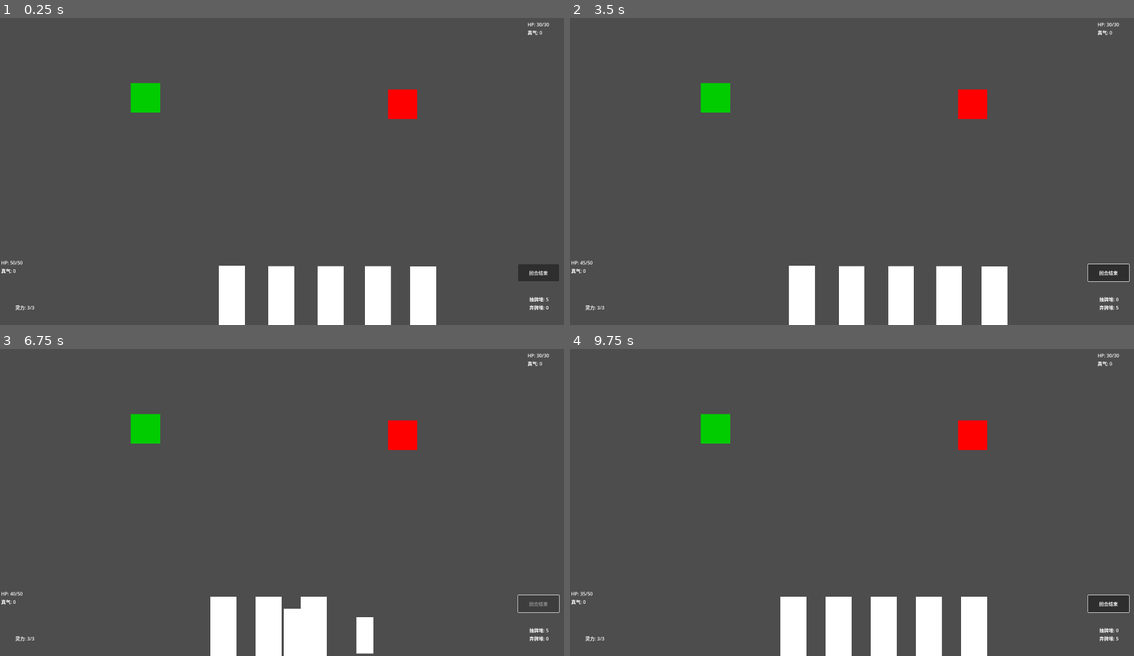
Above: before the commit, frames 1-4 (two rows, left to right).
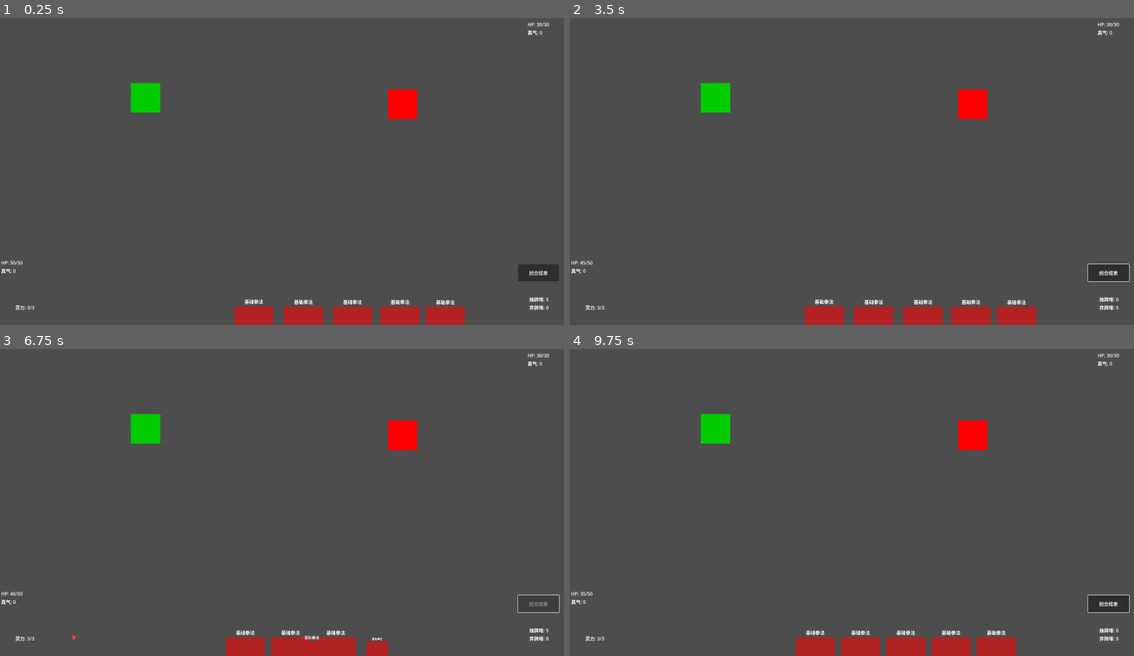
Above: after the commit, the same moments.

Repository: abc-kkk/project-dao-card
Game: Godot game, scene res://scenes/battle/battle.tscn
The game is run twice, just before and just after one commit, with the same random seed, the same clock (stepped at 60 frames per second) and the same inputs.
Inputs (mouse positions are in pixels of both pictures, inside the frame that each line leads up to):
- Up to frame 1 (0.25 s): no input
- Up to frame 2 (3.5 s): click "回合结束" at 0.5 s; move the mouse to (970, 103) at 1.27 s; click (970, 103) at 1.42 s; tap Enter at 2 s; move the mouse to (739, 183) at 2.02 s; click (739, 183) at 2.17 s; tap Space at 2.75 s; move the mouse to (908, 97) at 2.77 s; click (908, 97) at 2.92 s
- Up to frame 3 (6.75 s): click "回合结束" at 3.5 s; move the mouse to (253, 560) at 4.27 s; click (253, 560) at 4.42 s; tap Enter at 5 s; move the mouse to (451, 545) at 5.02 s; click (451, 545) at 5.17 s; tap Space at 5.75 s; move the mouse to (112, 450) at 5.77 s; click (112, 450) at 5.92 s; click "回合结束" at 6.5 s
- Up to frame 4 (9.75 s): move the mouse to (880, 496) at 7.27 s; click (880, 496) at 7.42 s; tap Enter at 8 s; move the mouse to (767, 419) at 8.02 s; click (767, 419) at 8.17 s; tap Space at 8.75 s; move the mouse to (976, 481) at 8.77 s; click (976, 481) at 8.92 s; move the mouse to (739, 514) at 9.52 s; click (739, 514) at 9.67 s

The runs differ from the first frame. In frame 1, 5.9% of the frame differs, in the area x 38-83%, y 80-100%; in frame 2, 5.9%; in frame 3, 4.3%; in frame 4, 5.8%.

Commit message:
Reapply shader to NinePatchRect after VisualsGroup removal
- Add dissolve shader material to NinePatchRect node
- Update card_ui.gd node paths after VisualsGroup removal
- Fix card_shader_controller.gd to work with NinePatchRect
- Restore shader functionality with simplified node structure
- Maintain dissolve animation capabilities
- Fix Cost label positioning issues

Diff:
--- a/scenes/ui/card_ui.tscn
+++ b/scenes/ui/card_ui.tscn
@@ -1,12 +1,10 @@
-[gd_scene load_steps=8 format=3 uid="uid://bqx8v7k8j8q4s"]
+[gd_scene load_steps=6 format=3 uid="uid://bqx8v7k8j8q4s"]
 
 [ext_resource type="Shader" uid="uid://c56v28i0gec70" path="res://assets/shaders/card_dissolve.gdshader" id="1_1kpl7"]
 [ext_resource type="Script" uid="uid://ypehn4r5hjij" path="res://scenes/ui/card_ui.gd" id="1_s55cg"]
 [ext_resource type="Texture2D" uid="uid://dahw655m4ne4x" path="res://assets/textures/line_noise.tres" id="2_fbbsm"]
 
-[sub_resource type="ShaderMaterial" id="ShaderMaterial_fbbsm"]
-
-[sub_resource type="ShaderMaterial" id="ShaderMaterial_wc1mw"]
+[sub_resource type="ShaderMaterial" id="ShaderMaterial_dissolve"]
 shader = ExtResource("1_1kpl7")
 shader_parameter/dissolve_amount = 0.0
 shader_parameter/noise_texture = ExtResource("2_fbbsm")
@@ -28,19 +26,17 @@
 grow_vertical = 2
 pivot_offset = Vector2(75, 220)
 script = ExtResource("1_s55cg")
-dissolve_proxy = null
 
-[node name="VisualsGroup" type="CanvasGroup" parent="."]
-material = SubResource("ShaderMaterial_wc1mw")
-
-[node name="NinePatchRect" type="NinePatchRect" parent="VisualsGroup"]
+[node name="NinePatchRect" type="NinePatchRect" parent="."]
+layout_mode = 1
 anchors_preset = 15
 anchor_right = 1.0
 anchor_bottom = 1.0
 grow_horizontal = 2
 grow_vertical = 2
+material = SubResource("ShaderMaterial_dissolve")
 
-[node name="MarginContainer" type="MarginContainer" parent="VisualsGroup/NinePatchRect"]
+[node name="MarginContainer" type="MarginContainer" parent="NinePatchRect"]
 layout_mode = 1
 anchors_preset = 15
 anchor_right = 1.0
@@ -53,23 +49,23 @@
 theme_override_constants/margin_right = 8
 theme_override_constants/margin_bottom = 8
 
-[node name="VBoxContainer" type="VBoxContainer" parent="VisualsGroup/NinePatchRect/MarginContainer"]
+[node name="VBoxContainer" type="VBoxContainer" parent="NinePatchRect/MarginContainer"]
 layout_mode = 2
 mouse_filter = 2
 
-[node name="Title" type="Label" parent="VisualsGroup/NinePatchRect/MarginContainer/VBoxContainer"]
+[node name="Title" type="Label" parent="NinePatchRect/MarginContainer/VBoxContainer"]
 layout_mode = 2
 text = "基础拳法"
 horizontal_alignment = 1
 
-[node name="Art" type="ColorRect" parent="VisualsGroup/NinePatchRect/MarginContainer/VBoxContainer"]
+[node name="Art" type="ColorRect" parent="NinePatchRect/MarginContainer/VBoxContainer"]
 material = SubResource("ShaderMaterial_1kpl7")
 custom_minimum_size = Vector2(0, 100)
 layout_mode = 2
 mouse_filter = 2
 color = Color(0.69803923, 0.13333334, 0.13333334, 1)
 
-[node name="Description" type="RichTextLabel" parent="VisualsGroup/NinePatchRect/MarginContainer/VBoxContainer"]
+[node name="Description" type="RichTextLabel" parent="NinePatchRect/MarginContainer/VBoxContainer"]
 layout_mode = 2
 size_flags_vertical = 3
 mouse_filter = 2
@@ -77,12 +73,14 @@
 text = "造成 6 点伤害"
 fit_content = true
 
-[node name="Cost" type="Label" parent="VisualsGroup"]
+[node name="Cost" type="Label" parent="."]
 custom_minimum_size = Vector2(25, 25)
+layout_mode = 1
 anchors_preset = 1
 anchor_left = 1.0
 anchor_right = 1.0
-offset_left = -25.0
+offset_left = -1945.0
+offset_right = -1920.0
 offset_bottom = 25.0
 grow_horizontal = 0
 theme_override_styles/normal = SubResource("StyleBoxFlat_2")
--- a/scripts/ui/card_shader_controller.gd
+++ b/scripts/ui/card_shader_controller.gd
@@ -18,19 +18,15 @@
 		update_shader()
 
 # 引用需要应用shader的节点
-var visuals_group: CanvasGroup
+var nine_patch_rect: NinePatchRect
 var shader_material: ShaderMaterial
 
 func _ready():
-	# 获取VisualsGroup节点
-	visuals_group = get_parent().get_node("VisualsGroup")
+	# 获取NinePatchRect节点
+	nine_patch_rect = get_parent().get_node("NinePatchRect")
 
-	# 创建shader material
-	shader_material = ShaderMaterial.new()
-	shader_material.shader = load("res://assets/shaders/card_dissolve.gdshader")
-
-	# 应用shader到VisualsGroup
-	visuals_group.material = shader_material
+	# 获取现有的shader material
+	shader_material = nine_patch_rect.material as ShaderMaterial
 
 	# 初始化shader参数
 	update_shader()
--- a/scripts/ui/card_ui.gd
+++ b/scripts/ui/card_ui.gd
@@ -3,11 +3,11 @@
 extends Control
 
 # 我们需要"引用"场景中的节点，以便给它们赋值
-@onready var title_label: Label = $VisualsGroup/NinePatchRect/MarginContainer/VBoxContainer/Title
-@onready var art_rect: ColorRect = $VisualsGroup/NinePatchRect/MarginContainer/VBoxContainer/Art
-@onready var description_label: RichTextLabel = $VisualsGroup/NinePatchRect/MarginContainer/VBoxContainer/Description
-@onready var cost_label: Label = $VisualsGroup/Cost
-@onready var visuals_group: CanvasGroup = $VisualsGroup
+@onready var title_label: Label = $NinePatchRect/MarginContainer/VBoxContainer/Title
+@onready var art_rect: ColorRect = $NinePatchRect/MarginContainer/VBoxContainer/Art
+@onready var description_label: RichTextLabel = $NinePatchRect/MarginContainer/VBoxContainer/Description
+@onready var cost_label: Label = $Cost
+@onready var nine_patch_rect: NinePatchRect = $NinePatchRect
 
 # Shader控制器
 var shader_controller: Node
Not shown, added: scripts/ui/card_shader_controller.gd.uid
